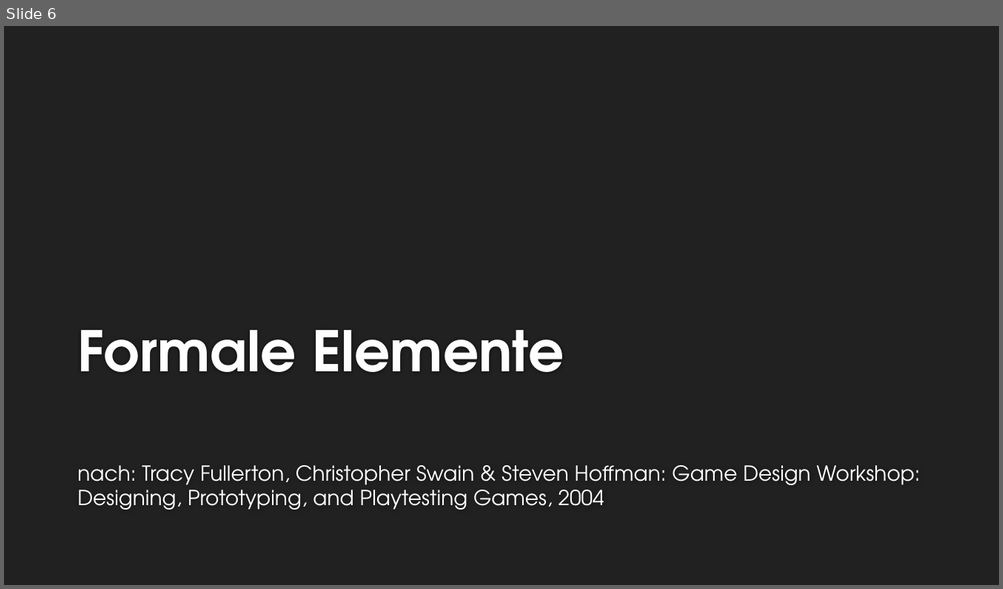
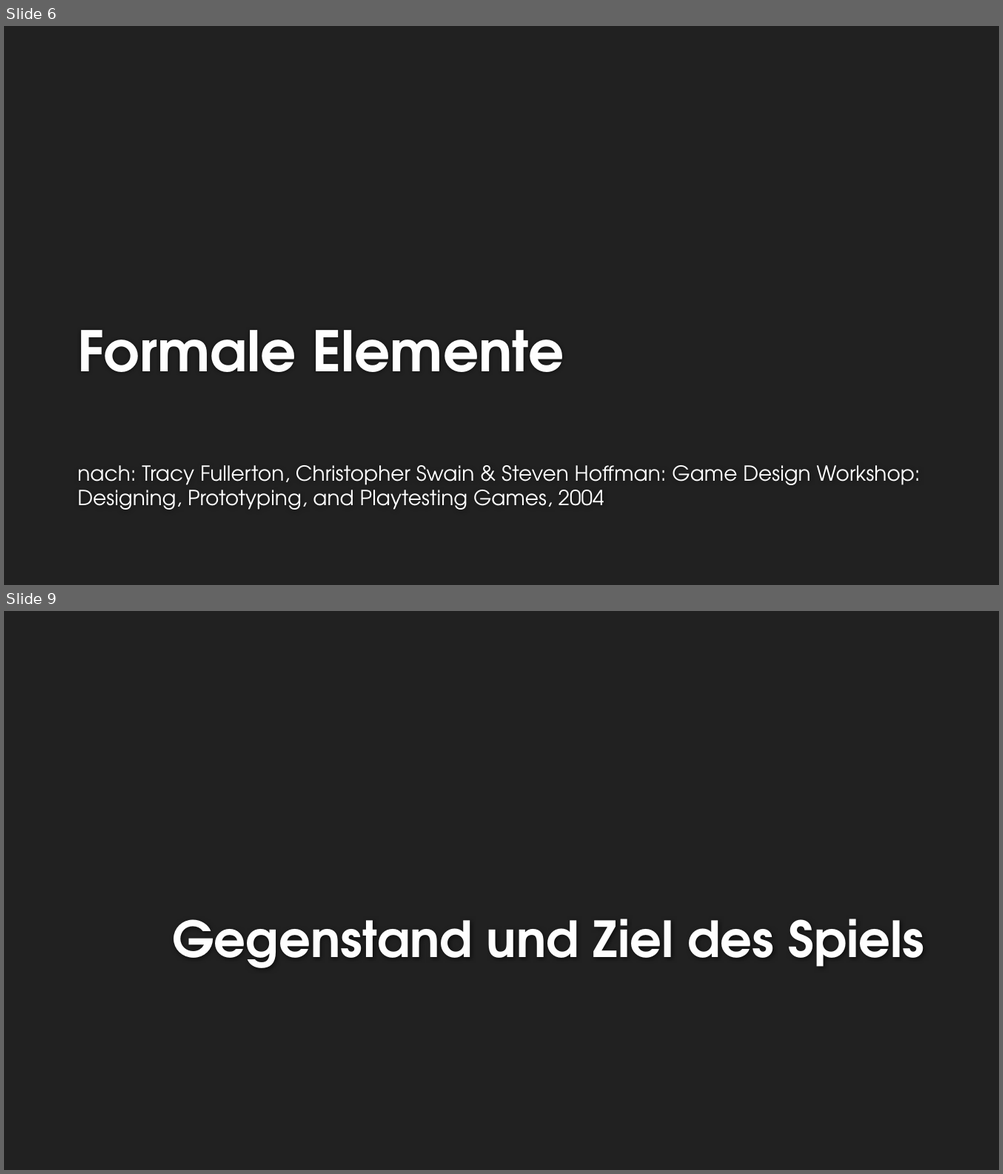
Before and after one commit to EmKaCe/DoctorWhy, a slide deck: Information/Präsentation.pptx. Shown one above the other, each under a label of ours: slide 6 before the commit, slides 6 and 9 after it; the slides between them are not shown. The pictures are 1003x589 and 1003x1174 pixels, drawn with LibreOffice and Linux fonts; fonts in the diff are those of the drawing; background and template pictures are left out. Boxes give left, top, right and bottom in pixels: in the first picture for what was removed or moved away, otherwise in the second. Text is boxed around its words. In the diff, an @@ line names an element or a change of style, - is before the commit and + after.

```diff
--- a/Information/Präsentation.pptx
+++ b/Information/Präsentation.pptx
@@ slide 9 added at <box>4,611,999,1170</box>, background #212121 @@
@@ title added at <box>172,919,924,968</box>, 48 pt, text #FEFEFE, bold @@
+Gegenstand und Ziel des Spiels
```
Also in this commit, not shown: 8 other slides added.
